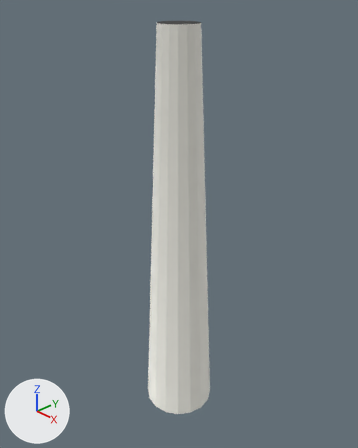
Two versions of the Blender file packages/units/building/factory_chimney_1/assets/factory_chimney_1.blend, one commit apart.
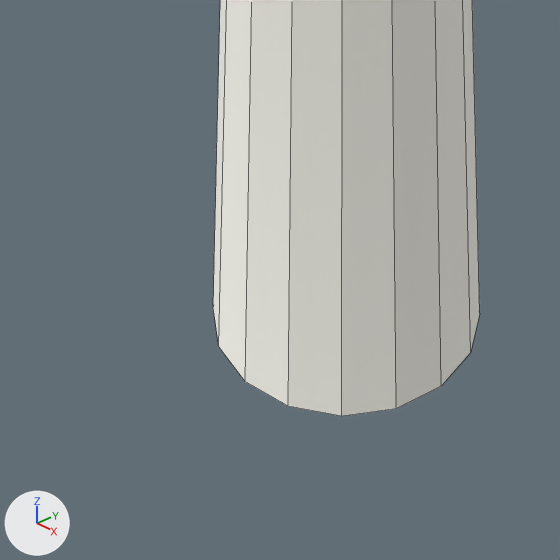
Each version is shown whole from a camera (50 mm lens) standing at (1.58, -1.487, 2.172) and looking at (-0.039, 0.038, 1.059), then close up on the part from 27% to 64% of the width and 71% to 100% of the height. The lights are fixed; the arrows at lower left show +X, +Y and +Z. The last two pictures show the newer version. The close-ups show mesh edges as thin lines.

In view in the first close-up: 'Zylinder'.
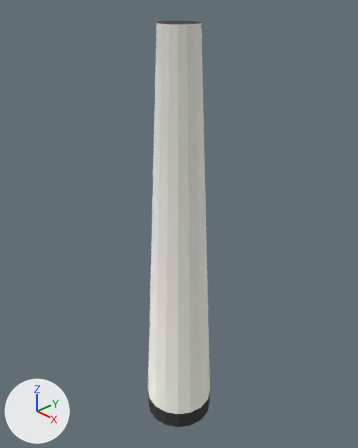
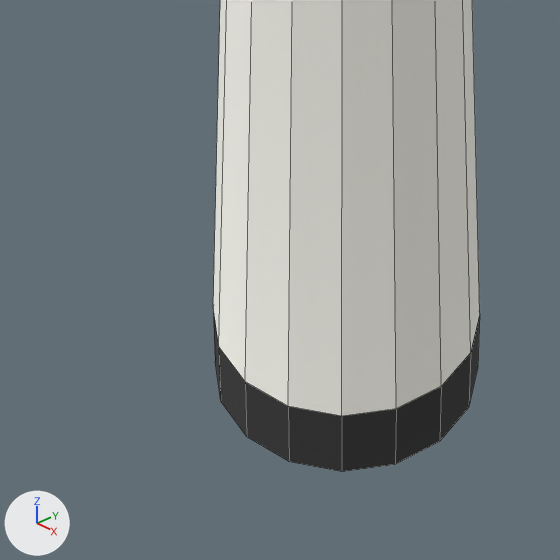
Where the newer file only moved an object's origin or applied its transform, the numbers keep the older frame.

What changed in the scene script:
```text
Add mat_fundament:
    mat_fundament = principled_material('fundament')
    mat_fundament.base_color = (0.0331, 0.0331, 0.0331)  # dark grey #333333
    mat_fundament.roughness = 1.0
    mat_fundament.diffuse_roughness = 1.0
Change me_zylinder:
    used by ob_zylinder; location = (0.0, 0.0, 0.182); scale = (0.182, 0.182, 0.182)
    remove me_zylinder.from_pydata(...)  # 32 vertices, 18 faces; spans x -1.0..1.0, y -1.0..1.0, z -1.0..10.0
    add me_zylinder.from_pydata(...)  # 48 vertices, 34 faces; spans x -1.0..1.0, y -1.0..1.0, z -1.55..10.0
    me_zylinder part 1
    1 face is deleted
    16 new vertices lie (0.0, 0.0, -0.55) away from vertices in x -1.0..1.0, y -1.0..1.0, z -1.0
    17 new faces join them, mat_fundament (dark grey #333333)
    add me_zylinder.materials.append(mat_fundament)  # dark grey #333333
```

Changed parts and their boxes (x1, y1, x2, y2) in the close-ups (560 x 560 px):
'Zylinder', reshaped
    before: (213, 0, 480, 416)
    after: (213, 0, 480, 472)
part 1 of me_zylinder, built on
    after: (213, 311, 480, 472)
